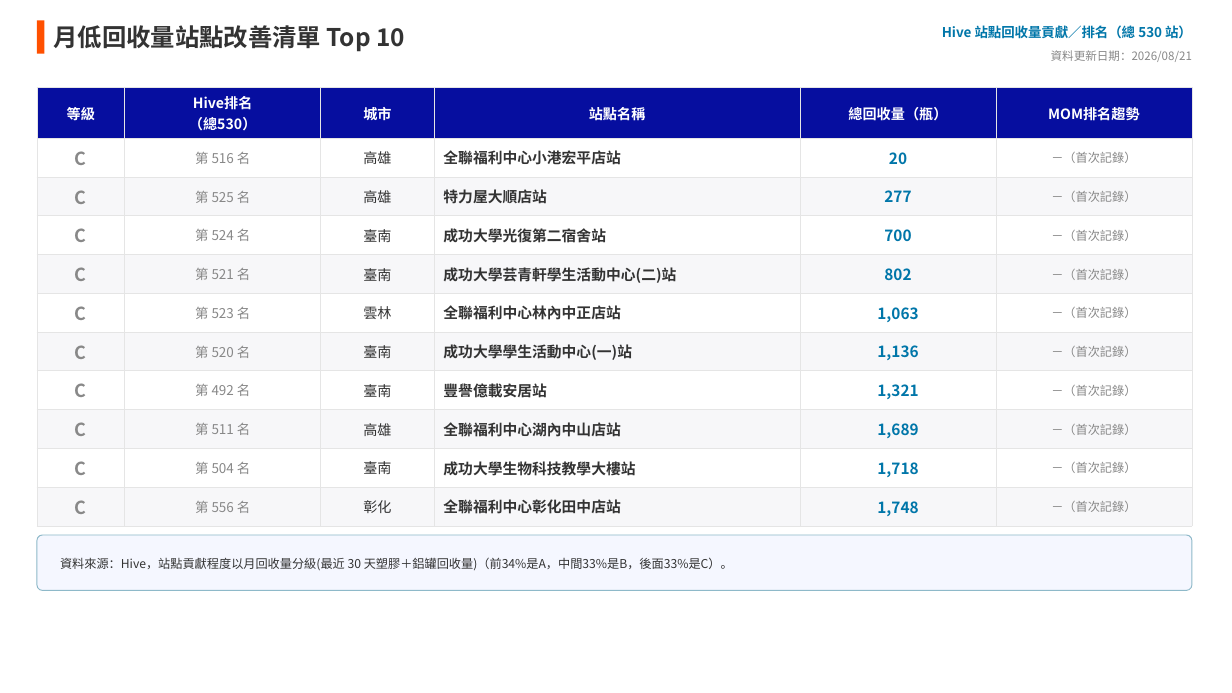
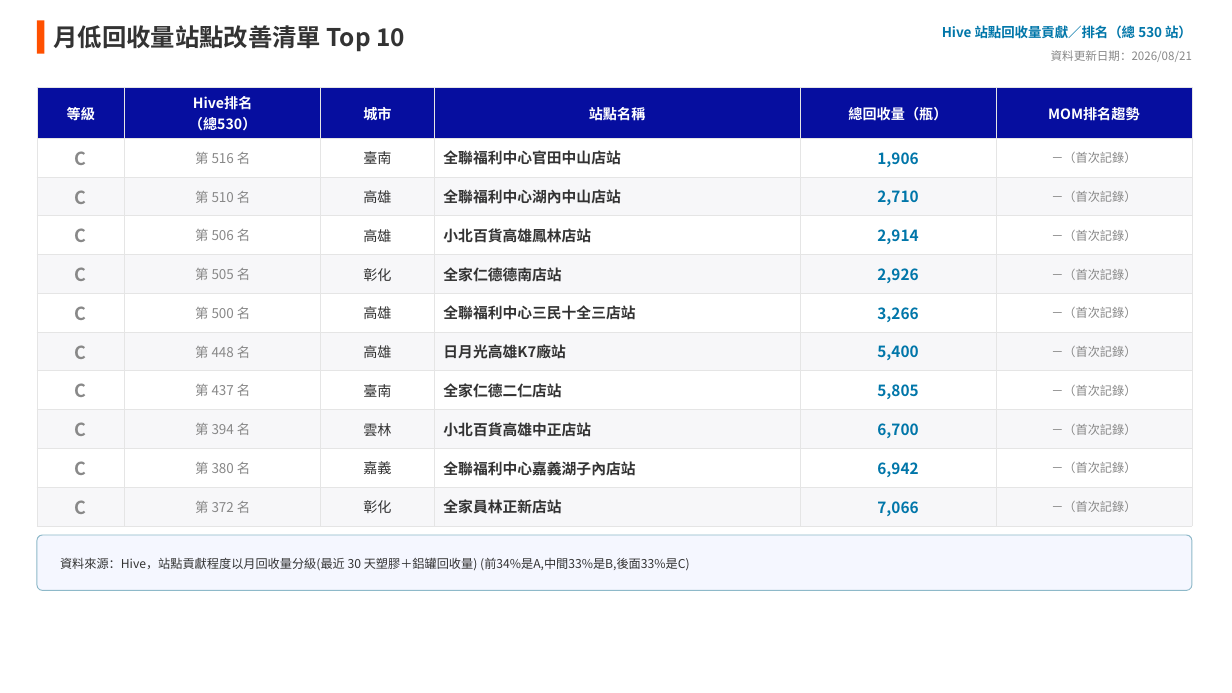
Before and after one commit to fen-ecoco/Operations-Weekly-Report, a slide deck: slide 3 of automation/ecoco_客服週報_第33週_0810~0816.pptx. Drawn at 1232x693 pixels with LibreOffice and Linux fonts; fonts in the diff are those of the drawing. Boxes give left, top, right and bottom in pixels: in the first picture for what was removed or moved away, otherwise in the second. Text is boxed around its words. In the diff, an @@ line names an element or a change of style, - is before the commit and + after.

```diff
--- a/automation/ecoco_客服週報_第33週_0810~0816.pptx
+++ b/automation/ecoco_客服週報_第33週_0810~0816.pptx
@@ table at [37, 88, 1192, 520] @@
-row 2: C | 第 516 名 | 高雄 | 全聯福利中心小港宏平店站 | 20 | －（首次記錄）
+row 2: C | 第 516 名 | 臺南 | 全聯福利中心官田中山店站 | 1,906 | －（首次記錄）
-row 3: C | 第 525 名 | 高雄 | 特力屋大順店站 | 277 | －（首次記錄）
+row 3: C | 第 510 名 | 高雄 | 全聯福利中心湖內中山店站 | 2,710 | －（首次記錄）
-row 4: C | 第 524 名 | 臺南 | 成功大學光復第二宿舍站 | 700 | －（首次記錄）
+row 4: C | 第 506 名 | 高雄 | 小北百貨高雄鳳林店站 | 2,914 | －（首次記錄）
-row 5: C | 第 521 名 | 臺南 | 成功大學芸青軒學生活動中心(二)站 | 802 | －（首次記錄）
+row 5: C | 第 505 名 | 彰化 | 全家仁德德南店站 | 2,926 | －（首次記錄）
-row 6: C | 第 523 名 | 雲林 | 全聯福利中心林內中正店站 | 1,063 | －（首次記錄）
+row 6: C | 第 500 名 | 高雄 | 全聯福利中心三民十全三店站 | 3,266 | －（首次記錄）
-row 7: C | 第 520 名 | 臺南 | 成功大學學生活動中心(一)站 | 1,136 | －（首次記錄）
+row 7: C | 第 448 名 | 高雄 | 日月光高雄K7廠站 | 5,400 | －（首次記錄）
-row 8: C | 第 492 名 | 臺南 | 豐譽億載安居站 | 1,321 | －（首次記錄）
+row 8: C | 第 437 名 | 臺南 | 全家仁德二仁店站 | 5,805 | －（首次記錄）
-row 9: C | 第 511 名 | 高雄 | 全聯福利中心湖內中山店站 | 1,689 | －（首次記錄）
+row 9: C | 第 394 名 | 雲林 | 小北百貨高雄中正店站 | 6,700 | －（首次記錄）
-row 10: C | 第 504 名 | 臺南 | 成功大學生物科技教學大樓站 | 1,718 | －（首次記錄）
+row 10: C | 第 380 名 | 嘉義 | 全聯福利中心嘉義湖子內店站 | 6,942 | －（首次記錄）
-row 11: C | 第 556 名 | 彰化 | 全聯福利中心彰化田中店站 | 1,748 | －（首次記錄）
+row 11: C | 第 372 名 | 彰化 | 全家員林正新店站 | 7,066 | －（首次記錄）
@@ text at [60, 558, 690, 570]: text changed @@
-資料來源：Hive，站點貢獻程度以月回收量分級(最近 30 天塑膠＋鋁罐回收量)（前34%是A，中間33%是B，後面33%是C）。
+資料來源：Hive，站點貢獻程度以月回收量分級(最近 30 天塑膠＋鋁罐回收量) (前34%是A,中間33%是B,後面33%是C)
```
Also in this commit, not shown: 24 other files.
